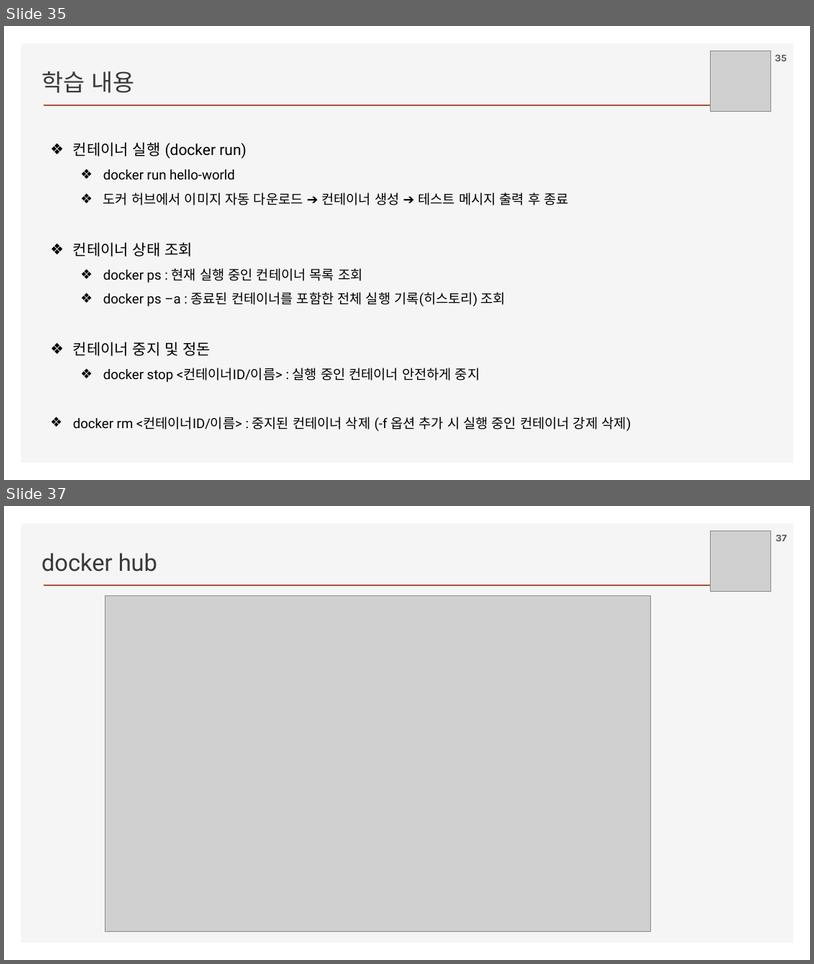
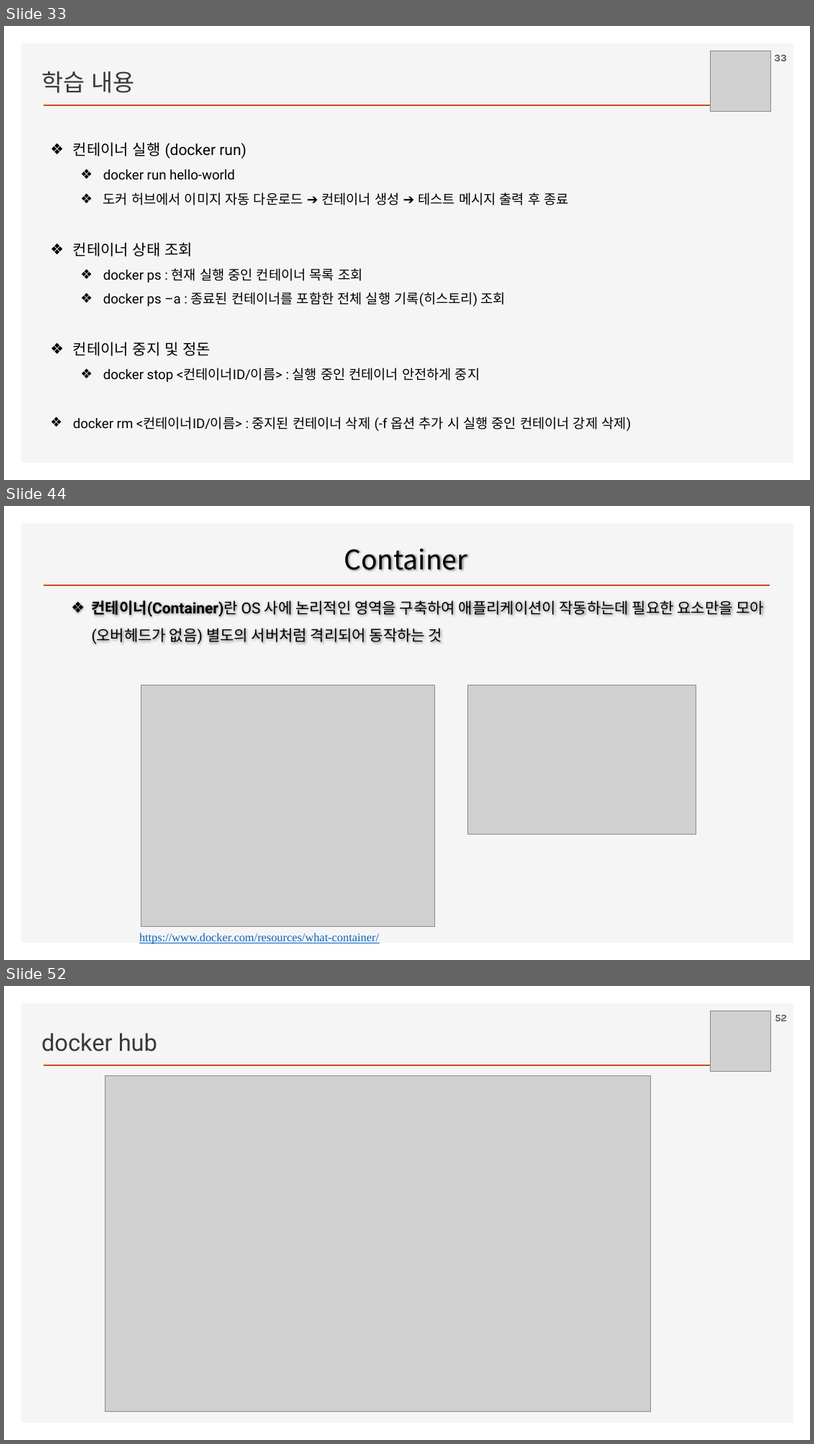
Before and after one commit to ancestor9/2026_Fall_Application-Deployment, a slide deck: App Deployment.pptx. Shown one above the other, each under a label of ours: slides 35 and 37 before the commit, slides 33, 44 and 52 after it; the slides between them are not shown. The pictures are 814x964 and 814x1444 pixels, drawn with LibreOffice and Linux fonts; fonts in the diff are those of the drawing; grey boxes stand for pictures; background and template pictures are left out. Boxes give left, top, right and bottom in pixels: in the first picture for what was removed or moved away, otherwise in the second. Text is boxed around its words. In the diff, an @@ line names an element or a change of style, - is before the commit and + after.

```diff
--- a/App Deployment.pptx
+++ b/App Deployment.pptx
@@ slide 44 added at <box>4,506,810,960</box>, background #FFFFFF; not listed: 2 template elements that a slide beside it also shows @@
@@ title added at <box>344,548,468,571</box>, 32 pt, text #000000 @@
+Container
@@ text added at <box>92,600,765,644</box>, 18 pt, text #000000 @@
+❖ 컨테이너(Container)란 OS 사에 논리적인 영역을 구축하여 애플리케이션이 작동하는데 필요한 요소만을 모아(오버헤드가 없음) 별도의 서버처럼 격리되어 동작하는 것
@@ picture added at <box>142,685,435,927</box> @@
@@ picture added at <box>468,685,697,834</box> @@
@@ text added at <box>139,932,379,944</box>, 14 pt, text #0563C1, underline @@
+https://www.docker.com/resources/what-container/
@@ what was slide 35 is now slide 33 @@
@@ page number at <box>774,55,787,61</box>: text changed @@
-35
+33
@@ what was slide 37 is now slide 52 @@
@@ page number at <box>775,1015,787,1021</box>: text changed @@
-37
+52
```
Also in this commit, not shown: 2 slides changed, 19 other slides added, 1 slide removed.
